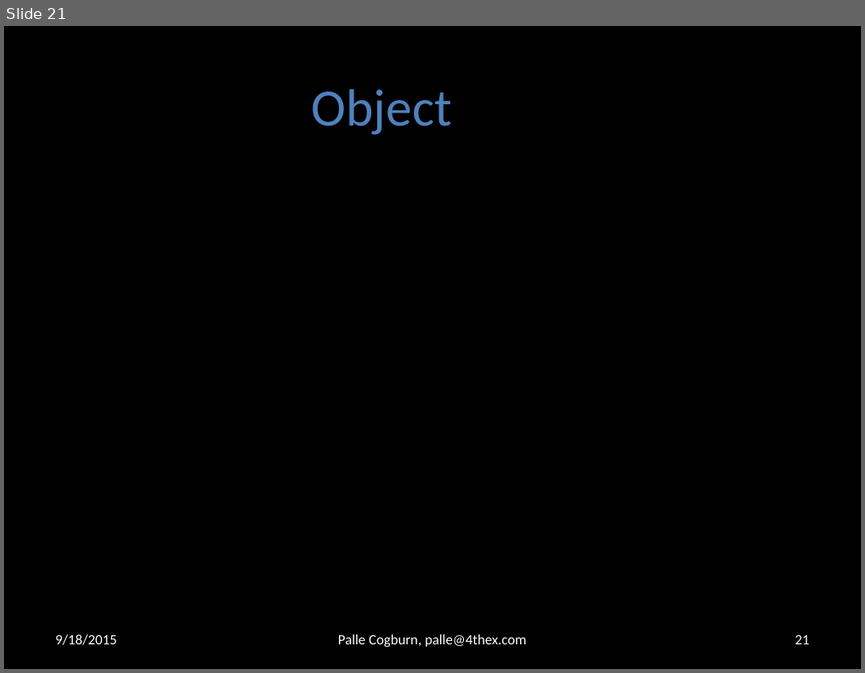
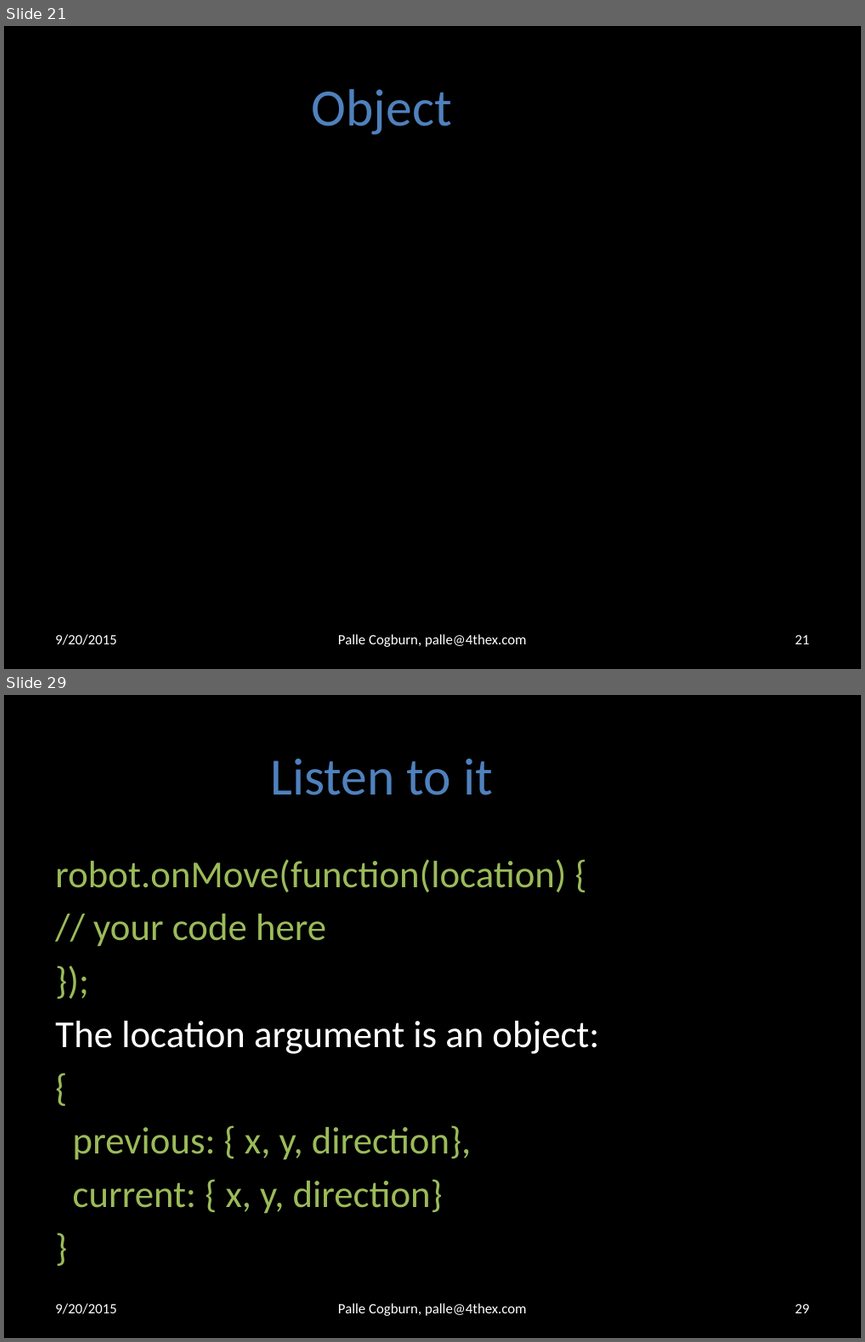
Before and after one commit to 4thex/JSRobot, a slide deck: doc/Computer Programming 1.pptx. Shown one above the other, each under a label of ours: slide 21 before the commit, slides 21 and 29 after it; the slides between them are not shown. The pictures are 865x673 and 865x1342 pixels, drawn with LibreOffice and Linux fonts; fonts in the diff are those of the drawing; background and template pictures are left out. Boxes give left, top, right and bottom in pixels: in the first picture for what was removed or moved away, otherwise in the second. Text is boxed around its words. In the diff, an @@ line names an element or a change of style, - is before the commit and + after.

```diff
--- a/doc/Computer Programming 1.pptx
+++ b/doc/Computer Programming 1.pptx
@@ slide 29 added at box(4, 695, 861, 1338), background #000000 @@
@@ title added at box(271, 758, 493, 795), 44 pt, text #4F81BD @@
+Listen to it
@@ text added at box(55, 859, 599, 1213), 32 pt, text #9BBB59 @@
+robot.onMove(function(location) {
+// your code here
+});
+The location argument is an object:
+{
+previous: { x, y, direction},
+current: { x, y, direction}
+}
@@ text added at box(55, 1303, 116, 1314), 12 pt, text #FFFFFF @@
+9/20/2015
@@ text added at box(338, 1303, 527, 1315), 12 pt, text #FFFFFF @@
+Palle Cogburn, palle@4thex.com
@@ page number added at box(794, 1304, 809, 1313), 12 pt, text #FFFFFF @@
+29
@@ slide 21 changed as well @@
@@ text at box(55, 634, 116, 645): text changed @@
-9/18/2015
+9/20/2015
```
Also in this commit, not shown: 20 other slides changed, 8 other slides added, 2 other files.
